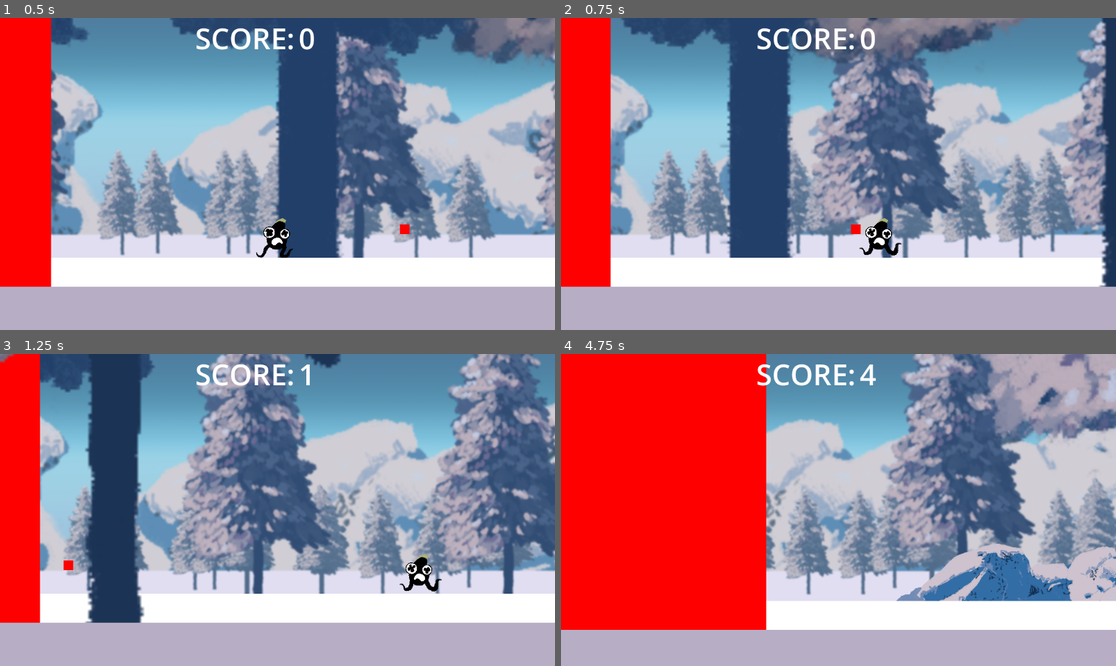
Above: before the commit, frames 1-4 (two rows, left to right).
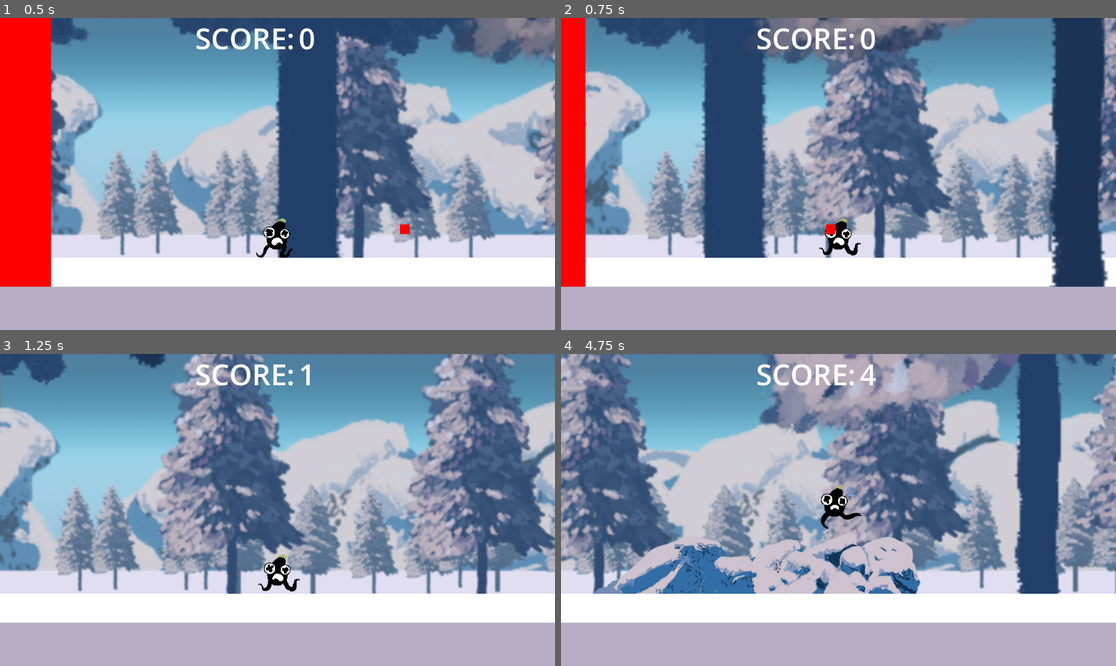
Above: after the commit, the same moments.

Repository: ThePressedGames/Hell-o-Borus
Game: Godot game, scene res://Scenes/PrototypeScenes/ProceduralGeneration/procedural_generation_test.tscn
Two runs of this game, one before a commit and one after it. Both use one fixed random seed, a clock stepped at 60 frames per second and the inputs below.
Inputs:
- Up to frame 1 (0.5 s): no input
- Up to frame 2 (0.75 s): hold Right (move-right) from 0.53 s (still down)
- Up to frame 3 (1.25 s): keep holding Right (move-right); tap Space (jump) at 0.77 s
- Up to frame 4 (4.75 s): tap Space (jump) at 1.52, 3.02, 3.77, 4.52 s; release Right (move-right) at 2.03 s; hold Left (move-left) 2.03-2.78 s; hold Right (move-right) 2.78-4.28 s; hold Left (move-left) from 4.28 s (still down)

Frame 1 is identical in both runs. In frame 2, 34% of the frame differs, in the area x 4-100%, y 0-87%; in frame 3, 46%; in frame 4, 77%, in the area x 0-100%, y 0-89%.

Commit message:
Updated player movement to stay in center of screen

Diff:
--- a/Scenes/PrototypeScenes/player.gd
+++ b/Scenes/PrototypeScenes/player.gd
@@ -36,13 +36,13 @@
 
 	if Input.is_action_pressed("move-left"):
 		direction.x -= .5
-		$Camera2D.position.x += 5
 	if Input.is_action_pressed("move-right"):
-		direction.x += .7
-		$Camera2D.position.x -= 7
+		direction.x += .5
 
 	if direction != Vector2.ZERO:
 		velocity.x = direction.x * speed
+		#if direction.x < 0:
+			#$Camera2D.position.x -= direction.x * 10
 	else:
 		velocity.x = move_toward(velocity.x, 0, speed)
 
--- a/Scenes/PrototypeScenes/player.tscn
+++ b/Scenes/PrototypeScenes/player.tscn
@@ -105,8 +105,10 @@
 
 [node name="Camera2D" type="Camera2D" parent="."]
 limit_bottom = 850
+drag_horizontal_enabled = true
+drag_vertical_enabled = true
 drag_left_margin = 1.0
 drag_top_margin = 0.7
-drag_right_margin = 1.0
+drag_right_margin = 0.0
 drag_bottom_margin = 0.33
 editor_draw_drag_margin = true
